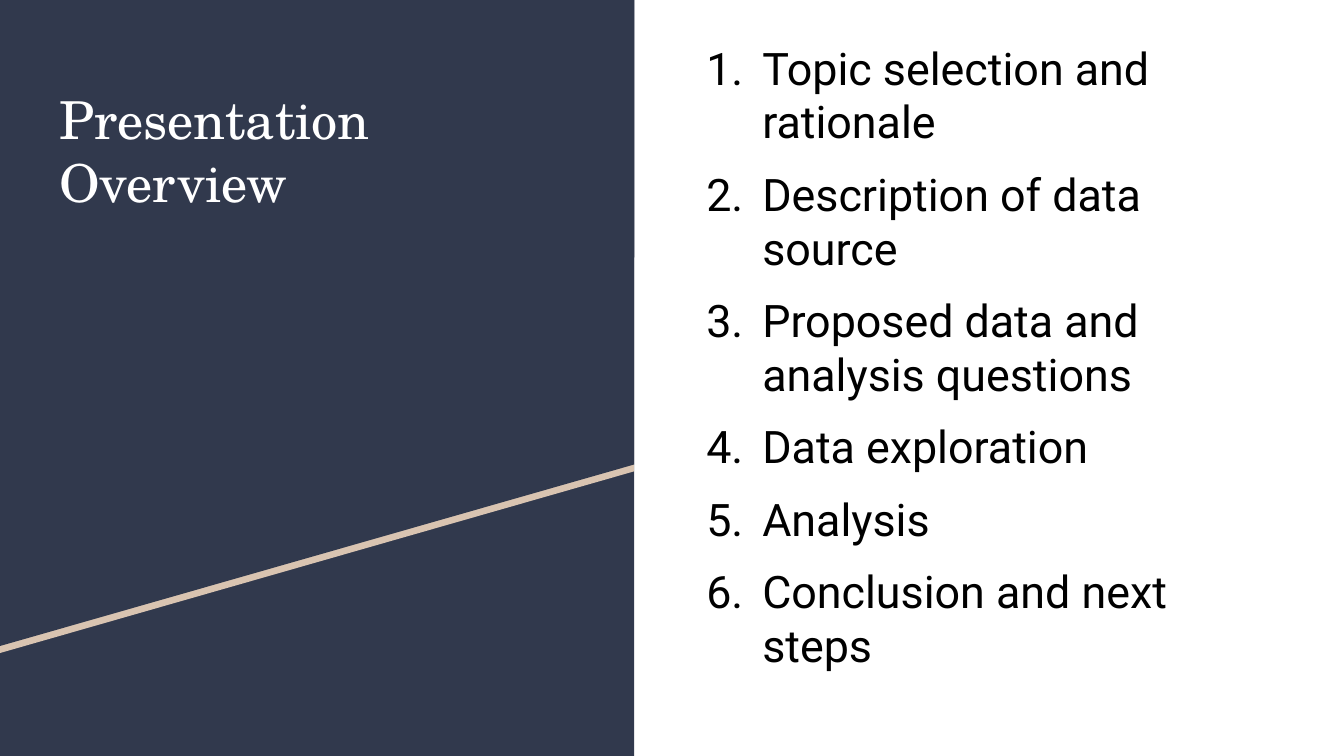
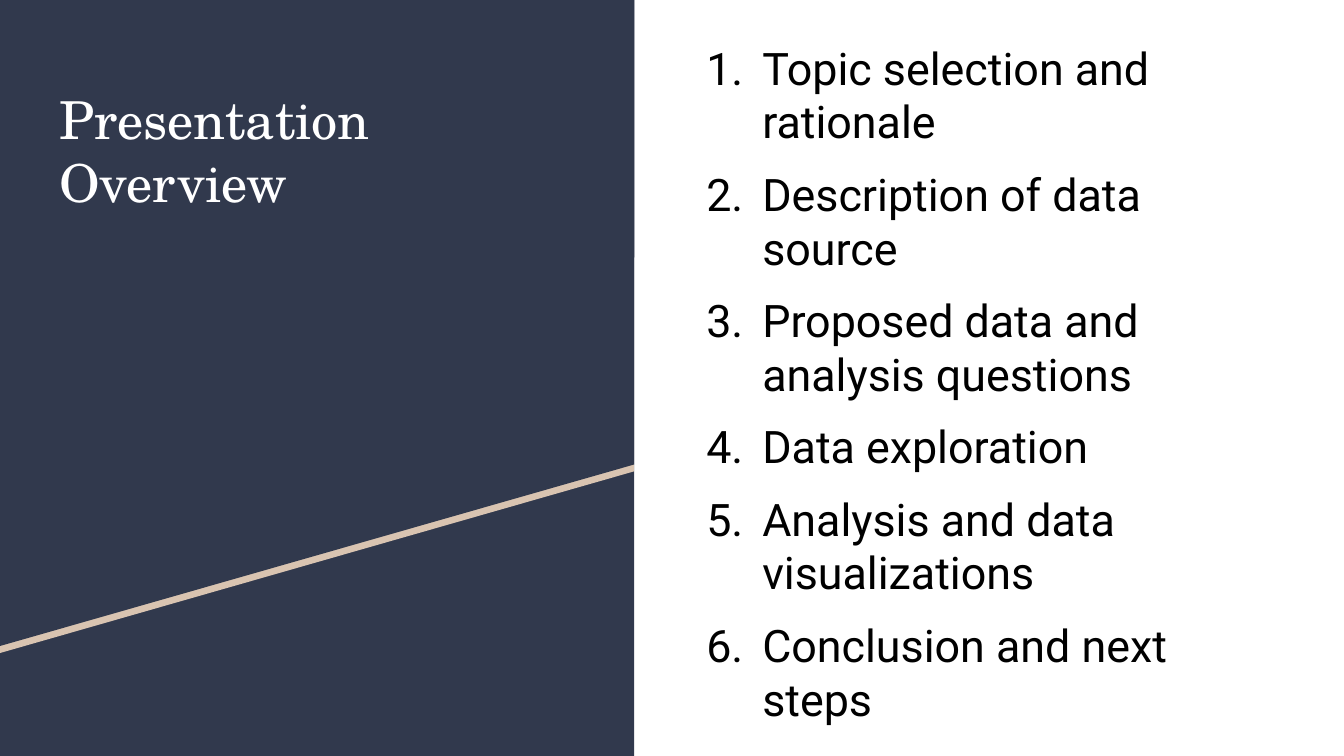
Before and after one commit to AaraniSivasekaram/Predictive_Modelling_Project, a slide deck: slide 2 of Vaccine Hesitancy Presentation.pptx. Drawn at 1344x756 pixels with LibreOffice and Linux fonts; fonts in the diff are those of the drawing. Boxes give left, top, right and bottom in pixels: in the first picture for what was removed or moved away, otherwise in the second. Text is boxed around its words. In the diff, an @@ line names an element or a change of style, - is before the commit and + after.

Commit message:
Updated presentation and included data viz images

```diff
--- a/Vaccine Hesitancy Presentation.pptx
+++ b/Vaccine Hesitancy Presentation.pptx
@@ text at box(762, 502, 1115, 590): text changed @@
-5. Analysis
+5. Analysis and data visualizations
```
Also in this commit, not shown: 6 other slides changed, 6 slides added, 2 slides removed.
